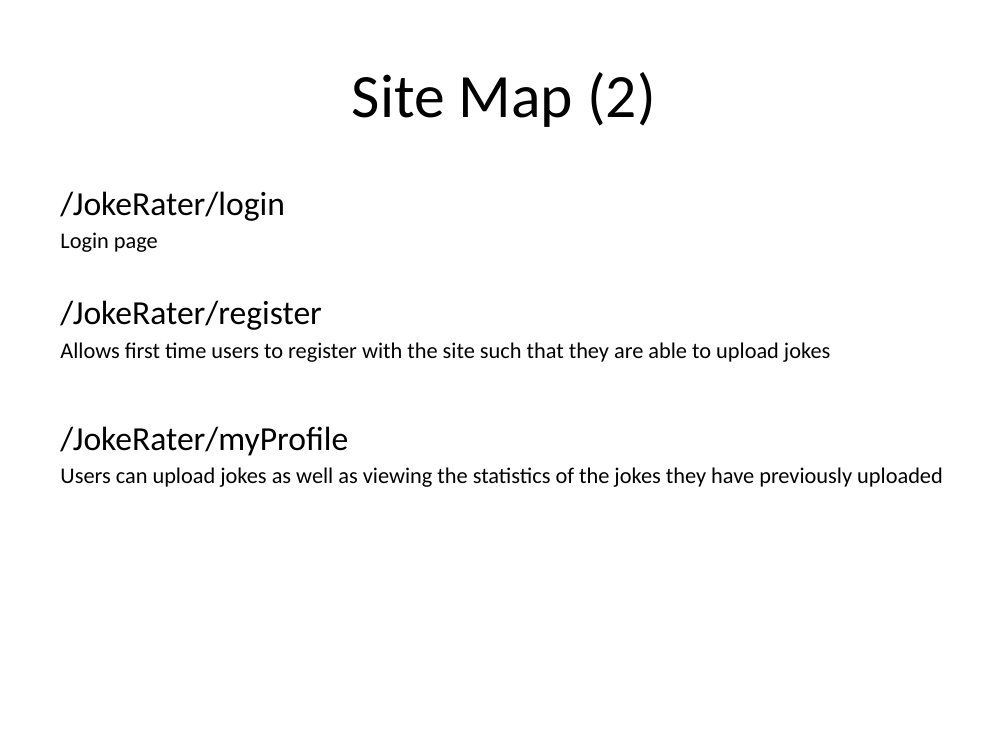
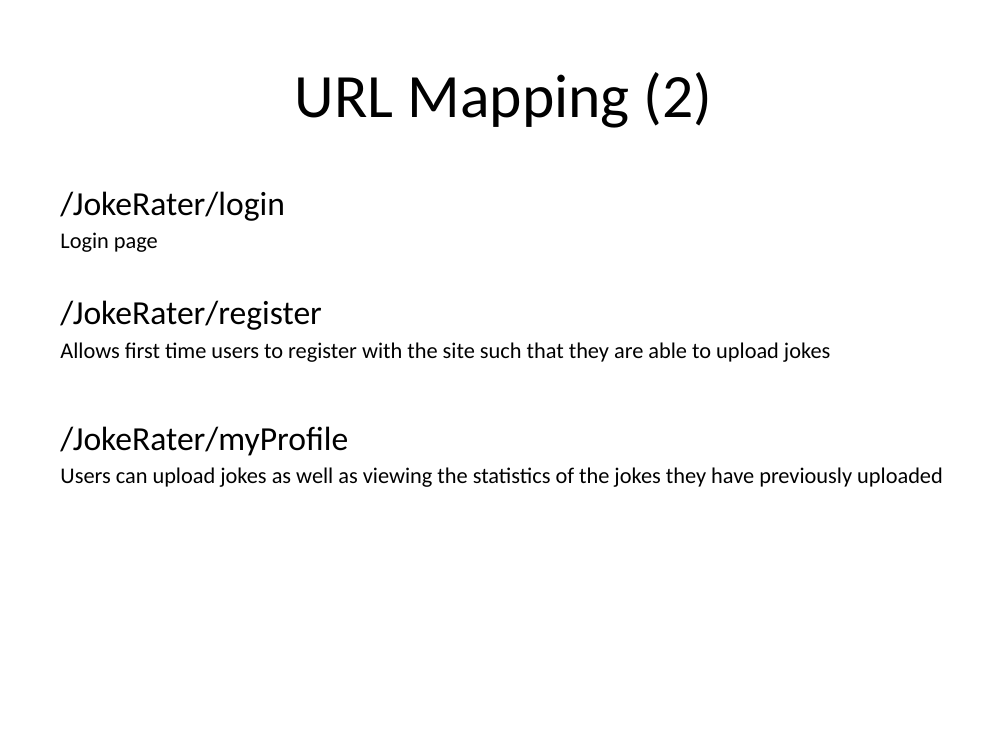
Before and after one commit to JokeRater/JokeRaterRepo, a slide deck: slide 13 of JokeRater.pptx (slide 12 before the commit). Drawn at 1008x756 pixels with LibreOffice and Linux fonts; fonts in the diff are those of the drawing; background and template pictures are left out. Boxes give left, top, right and bottom in pixels: in the first picture for what was removed or moved away, otherwise in the second. Text is boxed around its words. In the diff, an @@ line names an element or a change of style, - is before the commit and + after.

Commit message:
Updated site map

```diff
--- a/JokeRater.pptx
+++ b/JokeRater.pptx
@@ title at [295, 72, 712, 128]: text changed @@
-Site Map (2)
+URL Mapping (2)
```
Also in this commit, not shown: 1 other slide changed, 1 slide added.
